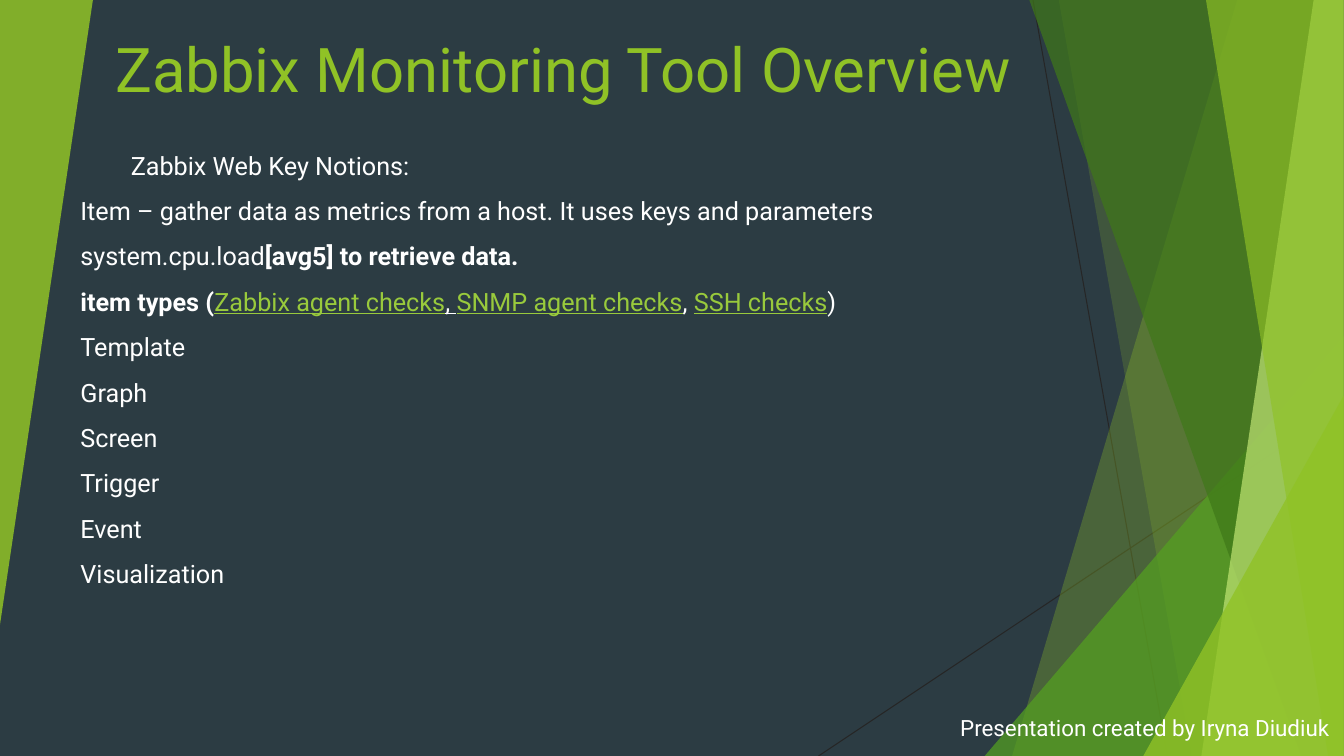
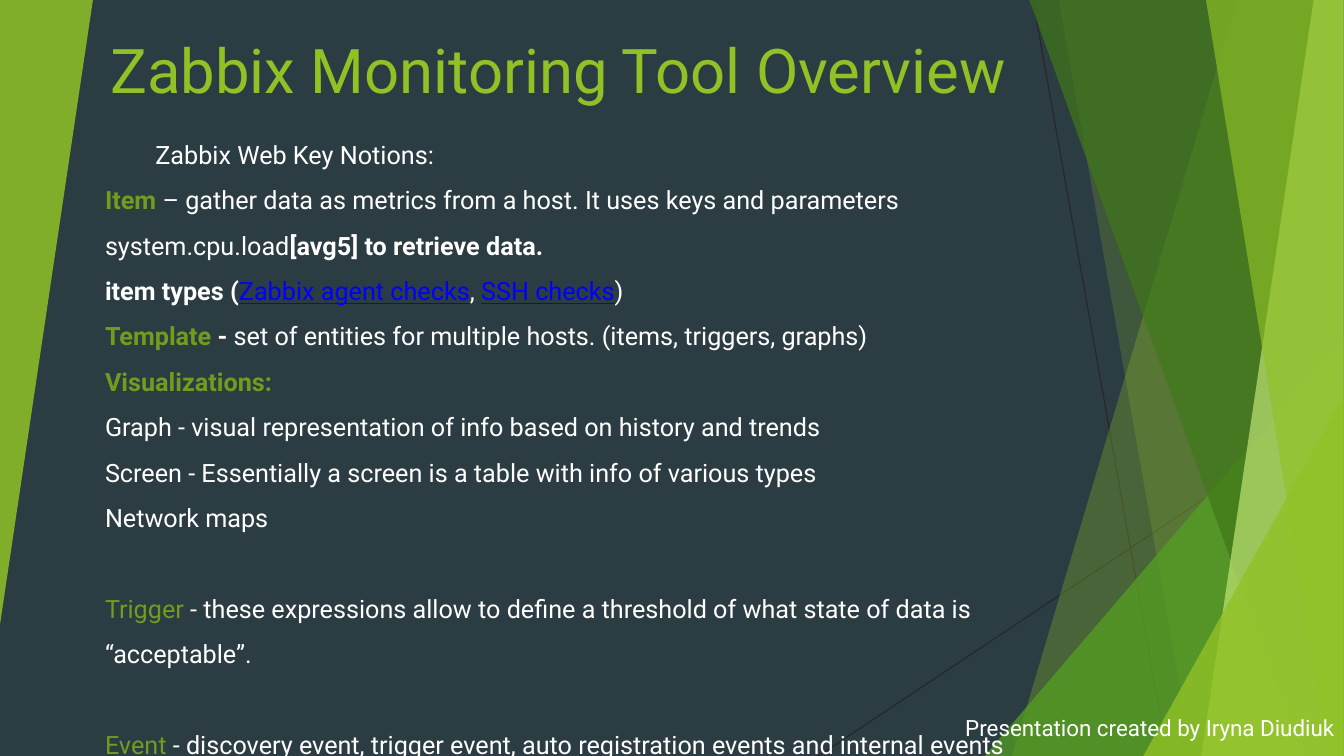
Before and after one commit to irynadiudiuk/Dev_Ops_Mentorship_Program, a slide deck: slide 14 of Logging_and_Monitoring.pptx. Drawn at 1344x756 pixels with LibreOffice and Linux fonts; fonts in the diff are those of the drawing. Boxes give left, top, right and bottom in pixels: in the first picture for what was removed or moved away, otherwise in the second. Text is boxed around its words. In the diff, an @@ line names an element or a change of style, - is before the commit and + after.

```diff
--- a/Logging_and_Monitoring.pptx
+++ b/Logging_and_Monitoring.pptx
@@ triangle removed at (x1=0, y1=0, x2=93, y2=625) @@
@@ freeform shape added at (x1=0, y1=0, x2=93, y2=625), fill #90C226 at 85% opacity @@
@@ title "Zabbix Monitoring Tool Overview" moved from (x1=116, y1=46, x2=1011, y2=105) to (x1=110, y1=47, x2=1006, y2=106) @@
@@ text "Zabbix Web Key Notions:" moved from (x1=80, y1=156, x2=873, y2=584) to (x1=105, y1=145, x2=1004, y2=756) @@
@@ text at (x1=105, y1=190, x2=899, y2=261): text colour #FFFFFF to #739B1E, bold on in "Item" @@
@@ text at (x1=105, y1=280, x2=1004, y2=756): text changed @@
-item types (Zabbix agent checks, SNMP agent checks, SSH checks)
-Template
-Graph
-Screen
-Trigger
-Event
-Visualization
+item types (Zabbix agent checks, SSH checks)
+Template - set of entities for multiple hosts. (items, triggers, graphs)
+Visualizations:
+Graph - visual representation of info based on history and trends
+Screen - Essentially a screen is a table with info of various types
+Network maps
+Trigger - these expressions allow to define a threshold of what state of data is “acceptable”.
+Event - discovery event, trigger event, auto registration events and internal events
@@ triangle removed at (x1=985, y1=336, x2=1344, y2=756) @@
@@ freeform shape added at (x1=985, y1=336, x2=1344, y2=756), fill #54A021 at 72% opacity @@
@@ triangle removed at (x1=1143, y1=396, x2=1344, y2=756) @@
@@ freeform shape added at (x1=1143, y1=396, x2=1344, y2=756), fill #90C226 at 80% opacity @@
@@ subtitle "Presentation created by Iryna Diudiuk" moved from (x1=960, y1=715, x2=1329, y2=742) to (x1=965, y1=715, x2=1334, y2=742) @@
```
Also in this commit, not shown: 15 other slides changed, 1 slide removed.
